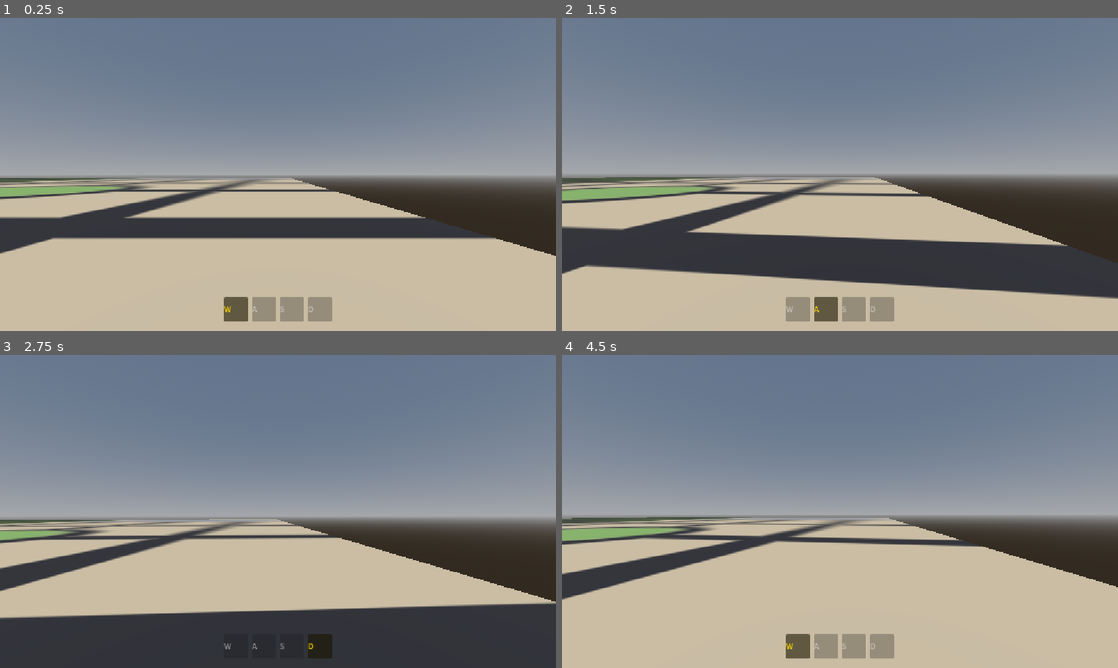
Above: before the commit, frames 1-4 (two rows, left to right).
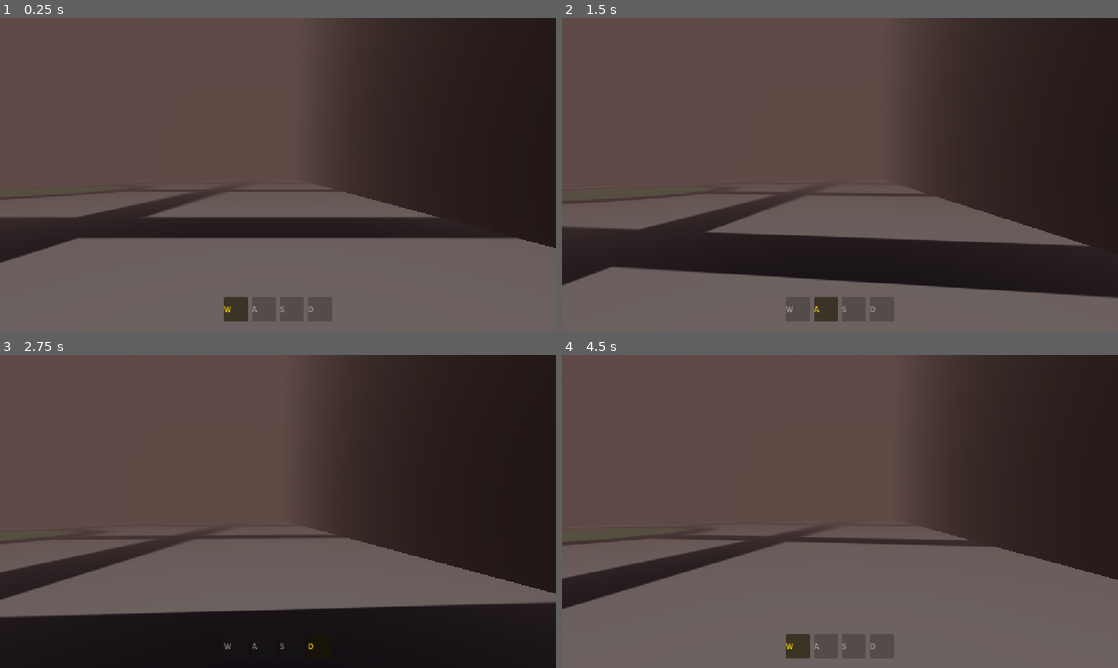
Above: after the commit, the same moments.

Repository: Fahmi-mi/my-first-rpg
Game: Godot game, scene res://src/world/main_world.tscn
Same seed, same stepped clock (60 frames per second), same inputs: the game is played once before the commit and once after it.
Inputs (mouse positions are in pixels of both pictures, inside the frame that each line leads up to):
- Up to frame 1 (0.25 s): no input
- Up to frame 2 (1.5 s): tap Enter at 0.5 s; move the mouse to (867, 174) at 0.52 s; hold P (interact) 0.53-1.28 s; hold X (move_forward) from 0.53 s (still down); tap Shift (jump) at 0.77 s; move the mouse to (812, 174) at 1.27 s; tap A (slot_a) at 1.35 s
- Up to frame 3 (2.75 s): keep holding X (move_forward); tap Shift (jump) at 1.52 s; move the mouse to (289, 505) at 2.02 s; hold D (slot_d) from 2.03 s (still down)
- Up to frame 4 (4.5 s): keep holding X (move_forward); move the mouse to (834, 517) at 2.77 s; release D (slot_d) at 2.78 s; tap S (slot_s) at 2.85 s; tap Shift (jump) at 3.02, 3.77 s; move the mouse to (878, 514) at 3.52 s; hold W (slot_w) 3.53-4.28 s; move the mouse to (795, 508) at 4.27 s; tap P (interact) at 4.35 s

The runs differ from the first frame. In frame 1, 95% of the frame differs, in the area x 0-100%, y 0-100%; in frame 2, 94%; in frame 3, 95%; in frame 4, 96%.

Commit message:
feat: changes environment atmosfer, and a BBBB (big black boundary box)

Diff:
--- a/src/world/main_world.tscn
+++ b/src/world/main_world.tscn
@@ -4,6 +4,10 @@
 [ext_resource type="Shader" uid="uid://dwvm8rnku41lu" path="res://src/world/main_world.gdshader" id="2_xuo2k"]
 
 [sub_resource type="ProceduralSkyMaterial" id="ProceduralSkyMaterial_4vx48"]
+sky_top_color = Color(0.22852087, 0.3044782, 0.3863558, 1)
+sky_horizon_color = Color(0.21063557, 0.43317127, 0.5712888, 1)
+ground_bottom_color = Color(0.26869217, 0.2745614, 0.24212515, 1)
+ground_horizon_color = Color(0.24435142, 0.2731712, 0.21868303, 1)
 
 [sub_resource type="Sky" id="Sky_kk5x8"]
 sky_material = SubResource("ProceduralSkyMaterial_4vx48")
@@ -11,6 +15,13 @@
 [sub_resource type="Environment" id="Environment_w8cqn"]
 background_mode = 2
 sky = SubResource("Sky_kk5x8")
+tonemap_mode = 3
+fog_enabled = true
+fog_light_color = Color(0.46566194, 0.3909829, 0.3773933, 1)
+fog_light_energy = 0.5
+fog_sun_scatter = 0.15
+fog_density = 0.0202
+adjustment_enabled = true
 
 [sub_resource type="ShaderMaterial" id="ShaderMaterial_0bqfg"]
 render_priority = 0
@@ -30,19 +41,51 @@
 shader_parameter/gate_color = Color(1, 0.9, 0.1, 1)
 shader_parameter/mountain_guide_color = Color(0.2, 0.8, 1, 1)
 
+[sub_resource type="StandardMaterial3D" id="StandardMaterial3D_jslb0"]
+shading_mode = 0
+albedo_color = Color(0, 0, 0, 1)
+
 [node name="MainWorld" type="Node3D" unique_id=395283284]
 
 [node name="DirectionalLight3D" type="DirectionalLight3D" parent="." unique_id=844469281]
 transform = Transform3D(1, 0, 0, 0, 0.70710677, 0.70710677, 0, -0.70710677, 0.70710677, 0, 0, 0)
+light_color = Color(0.8667239, 0.6958924, 0.66355306, 1)
+light_energy = 0.25
 
 [node name="WorldEnvironment" type="WorldEnvironment" parent="." unique_id=1636591441]
 environment = SubResource("Environment_w8cqn")
 
 [node name="Player" parent="." unique_id=964984718 instance=ExtResource("1_fgwm0")]
-transform = Transform3D(1.5, 0, 0, 0, 1.5, 0, 0, 0, 1.5, 0, 1, 0)
+transform = Transform3D(1.5, 0, 0, 0, 1.5, 0, 0, 0, 1.5, -1.4324245, 1, 0.052577972)
 
 [node name="Floor" type="CSGBox3D" parent="." unique_id=1512961396]
 transform = Transform3D(-0.75, 6.556708e-08, 0, 6.556708e-08, 0.75, 6.556708e-08, 5.7320566e-15, 6.556708e-08, -0.75, -136.71144, 0, -120.46209)
 use_collision = true
 size = Vector3(400, 1, 360)
 material = SubResource("ShaderMaterial_0bqfg")
+
+[node name="BoundaryBox" type="Node" parent="." unique_id=464206800]
+
+[node name="CSGBox3D" type="CSGBox3D" parent="BoundaryBox" unique_id=1540192872]
+transform = Transform3D(1.2641495, 2.385517e-07, 5.9080555e-20, -1.1051552e-07, 2.7287133, 6.55671e-08, -9.661582e-15, 2.3855176e-07, -0.7500003, -144.2375, 42.951767, 14.621804)
+layers = 513
+size = Vector3(400, 50, 1)
+material = SubResource("StandardMaterial3D_jslb0")
+
+[node name="CSGBox3D2" type="CSGBox3D" parent="BoundaryBox" unique_id=1638809611]
+transform = Transform3D(-5.5257743e-08, 1.0427425e-14, -0.7500003, 1.1051549e-07, 2.7287133, 0, -1.2641498, 2.3855168e-07, 3.2783554e-08, 13.609505, 42.951767, -126.861946)
+layers = 513
+size = Vector3(400, 50, 1)
+material = SubResource("StandardMaterial3D_jslb0")
+
+[node name="CSGBox3D3" type="CSGBox3D" parent="BoundaryBox" unique_id=1202760086]
+transform = Transform3D(1.2641499, 2.3855168e-07, 0, -1.10515494e-07, 2.7287133, 0, 0, 0, -0.7500003, -89.59533, 42.951767, -255.74222)
+layers = 513
+size = Vector3(400, 50, 1)
+material = SubResource("StandardMaterial3D_jslb0")
+
+[node name="CSGBox3D4" type="CSGBox3D" parent="BoundaryBox" unique_id=1599607944]
+transform = Transform3D(-5.5257747e-08, 1.04274245e-14, -0.7500003, 1.10515494e-07, 2.728713, 0, -1.2641499, 2.3855168e-07, 3.2783554e-08, -287.11786, 42.951767, -104.84212)
+layers = 513
+size = Vector3(400, 50, 1)
+material = SubResource("StandardMaterial3D_jslb0")
